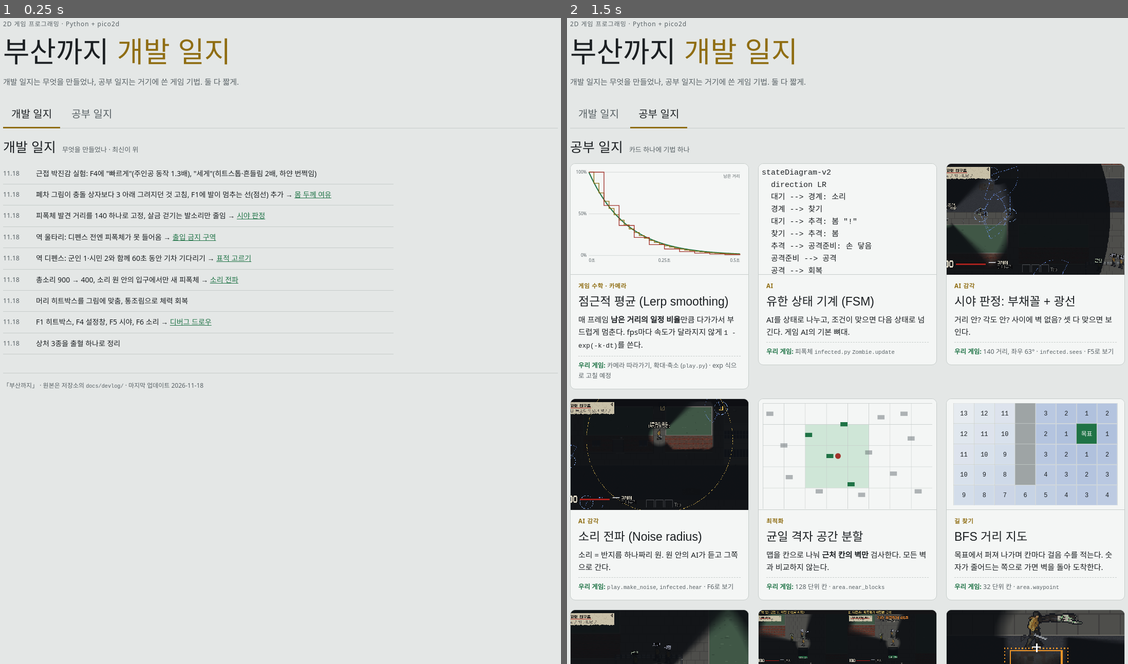
Above: before the commit, frames 1-2 (left to right).
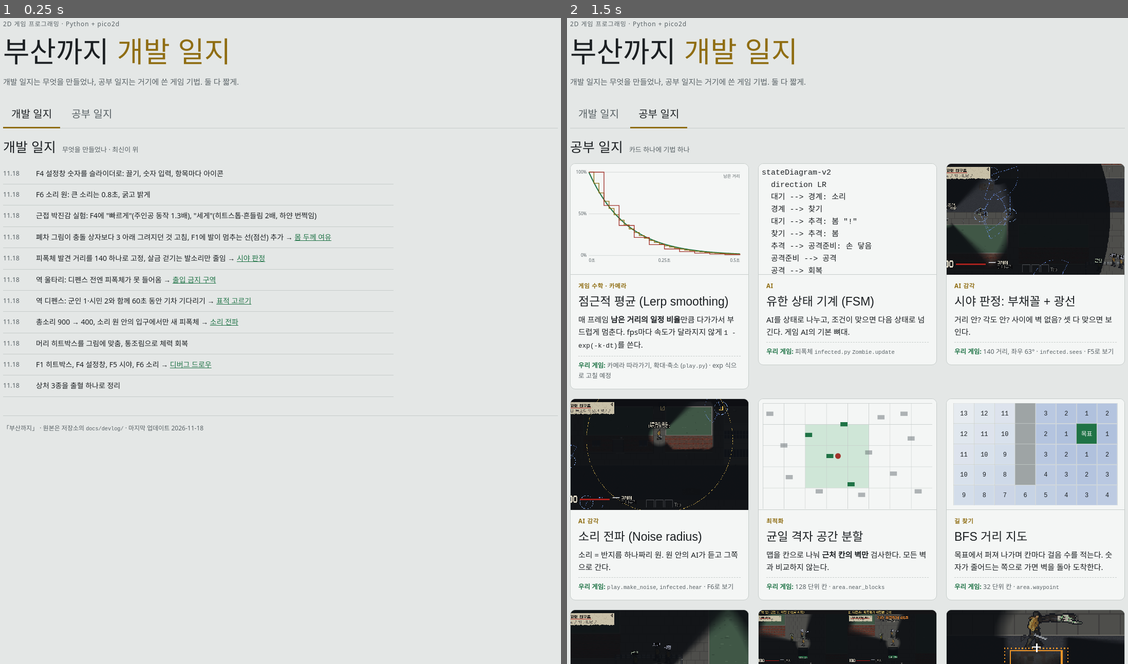
Above: after the commit, the same moments.

Repository: kimminseoung-source/2DGame_Project_NuclearSeoul
Game: browser game, page docs/devlog/index.html
Two runs of this game, one before a commit and one after it. Both use one fixed random seed, a clock stepped at 60 frames per second and the inputs below.
Inputs:
- Up to frame 1 (0.25 s): no input
- Up to frame 2 (1.5 s): click "디버그 드로우" at 1.27 s

The runs differ from the first frame. In frame 1, 2.7% of the frame differs, in the area x 0-100%, y 23-64%; in frame 2, nothing differs.

Commit message:
F4 설정창 숫자를 슬라이더로: 끌기, 숫자 입력, 아이콘
Co-Authored-By: Claude Opus 5.5 <noreply@anthropic.com>

Diff:
--- a/docs/devlog/index.html
+++ b/docs/devlog/index.html
@@ -107,6 +107,8 @@
   <section class="view log" id="view-dev" aria-labelledby="logtitle">
     <div class="section-title"><h2 id="logtitle">개발 일지</h2><small>무엇을 만들었나 · 최신이 위</small></div>
     <ol>
+      <li><span class="d">11.18</span><span>F4 설정창 숫자를 슬라이더로: 끌기, 숫자 입력, 항목마다 아이콘</span></li>
+      <li><span class="d">11.18</span><span>F6 소리 원: 큰 소리는 0.8초, 굵고 밝게</span></li>
       <li><span class="d">11.18</span><span>근접 박진감 실험: F4에 "빠르게"(주인공 동작 1.3배), "세게"(히트스톱·흔들림 2배, 하얀 번쩍임)</span></li>
       <li><span class="d">11.18</span><span>폐차 그림이 충돌 상자보다 3 아래 그려지던 것 고침, F1에 발이 멈추는 선(점선) 추가 → <a href="#padding">몸 두께 여유</a></span></li>
       <li><span class="d">11.18</span><span>피폭체 발견 거리를 140 하나로 고정, 살금 걷기는 발소리만 줄임 → <a href="#sight">시야 판정</a></span></li>
Binary file added: docs/planning/dev_sliders.png
Not shown, changed: docs/DEVLOG.md
